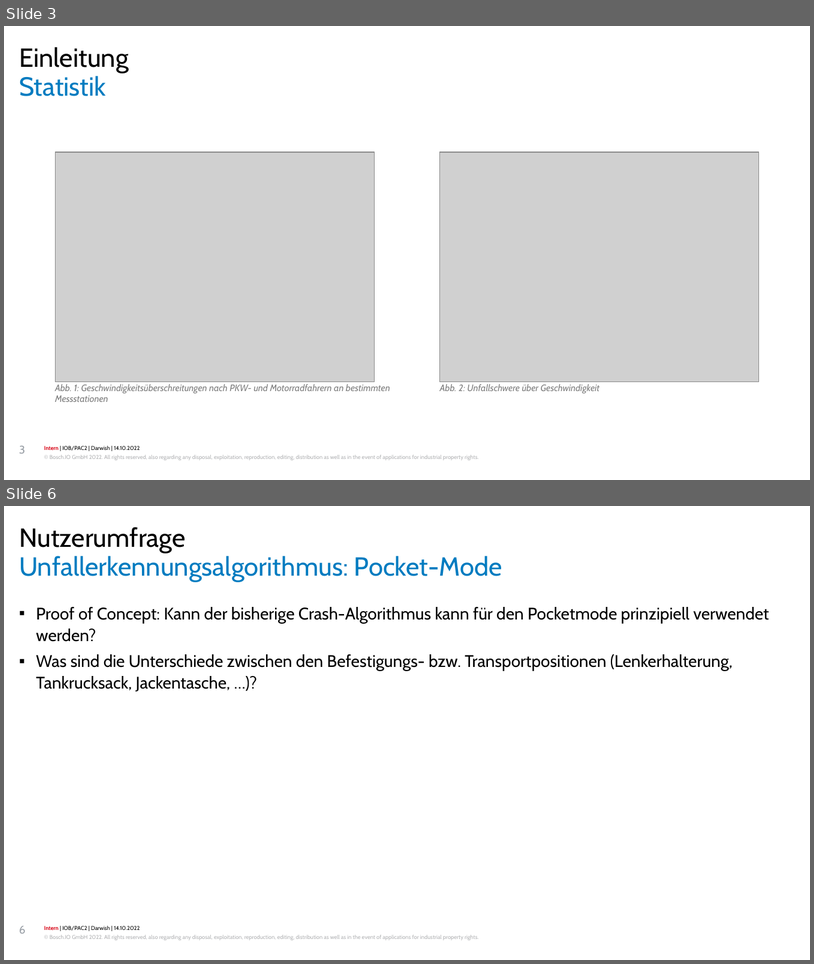
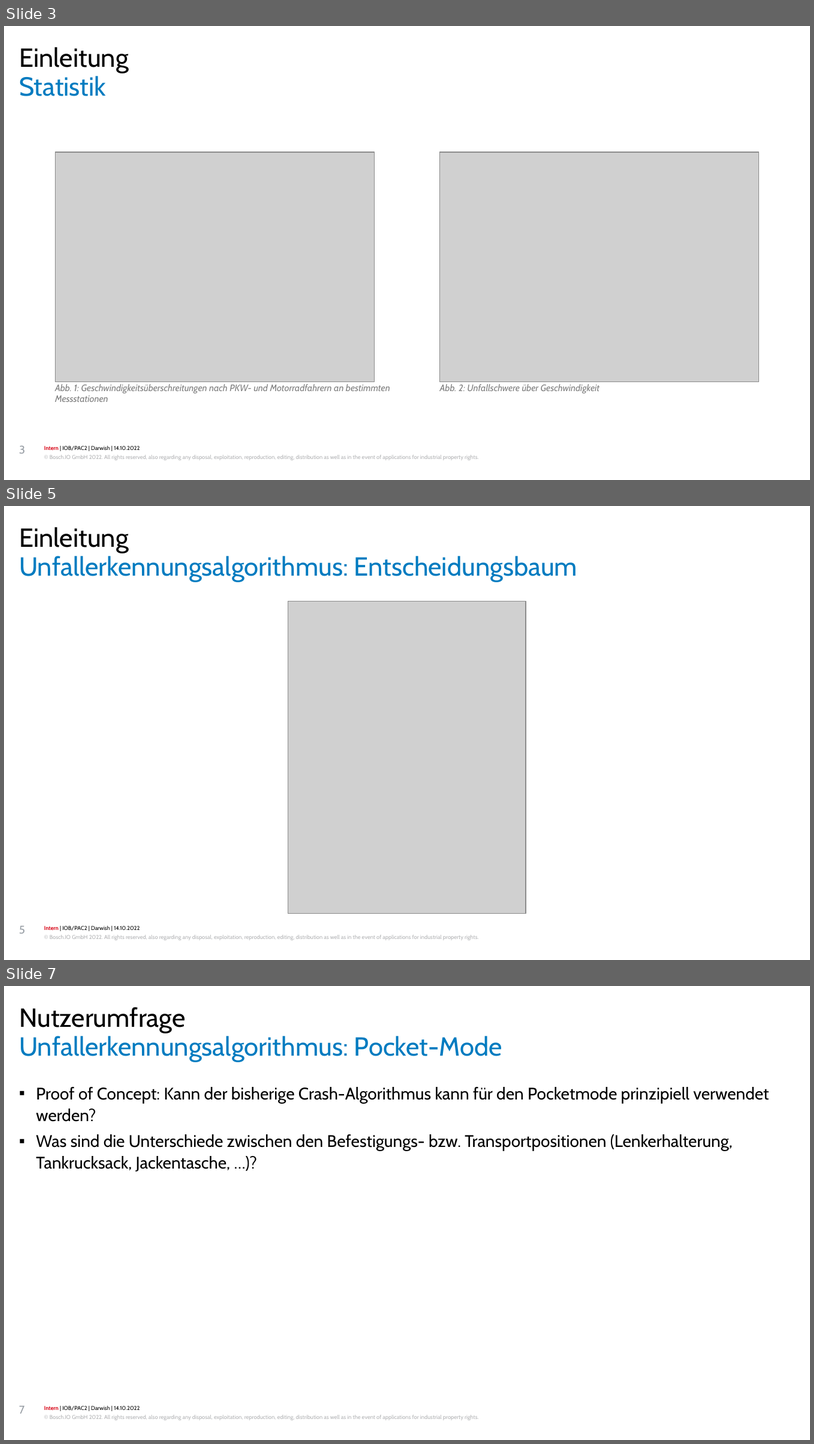
Before and after one commit to OaysDarwish/MasterArbeit, a slide deck: Zwischenvortrag_converted.pptx. Shown one above the other, each under a label of ours: slides 3 and 6 before the commit, slides 3, 5 and 7 after it; the slides between them are not shown. The pictures are 814x964 and 814x1444 pixels, drawn with LibreOffice and Linux fonts; fonts in the diff are those of the drawing; grey boxes stand for pictures; background and template pictures are left out. Boxes give left, top, right and bottom in pixels: in the first picture for what was removed or moved away, otherwise in the second. Text is boxed around its words. In the diff, an @@ line names an element or a change of style, - is before the commit and + after.

```diff
--- a/Zwischenvortrag_converted.pptx
+++ b/Zwischenvortrag_converted.pptx
@@ slide 5 added at bbox=[4, 506, 810, 960], background #FFFFFF; not listed: 2 template elements that a slide beside it also shows @@
@@ text added at bbox=[19, 527, 129, 553], 28 pt, text #000000 @@
+Einleitung
@@ title added at bbox=[19, 556, 578, 582], 28 pt, text #007BC0 @@
+Unfallerkennungsalgorithmus: Entscheidungsbaum
@@ picture added at bbox=[288, 601, 526, 913] @@
@@ page number added at bbox=[19, 925, 25, 933], 12 pt, text #999FA6 @@
+5
@@ what was slide 6 is now slide 7 @@
@@ page number at bbox=[19, 1405, 24, 1413]: text changed @@
-6
+7
```
Also in this commit, not shown: 7 slides changed, 3 other slides added, 4 slides removed, 1 other file.
